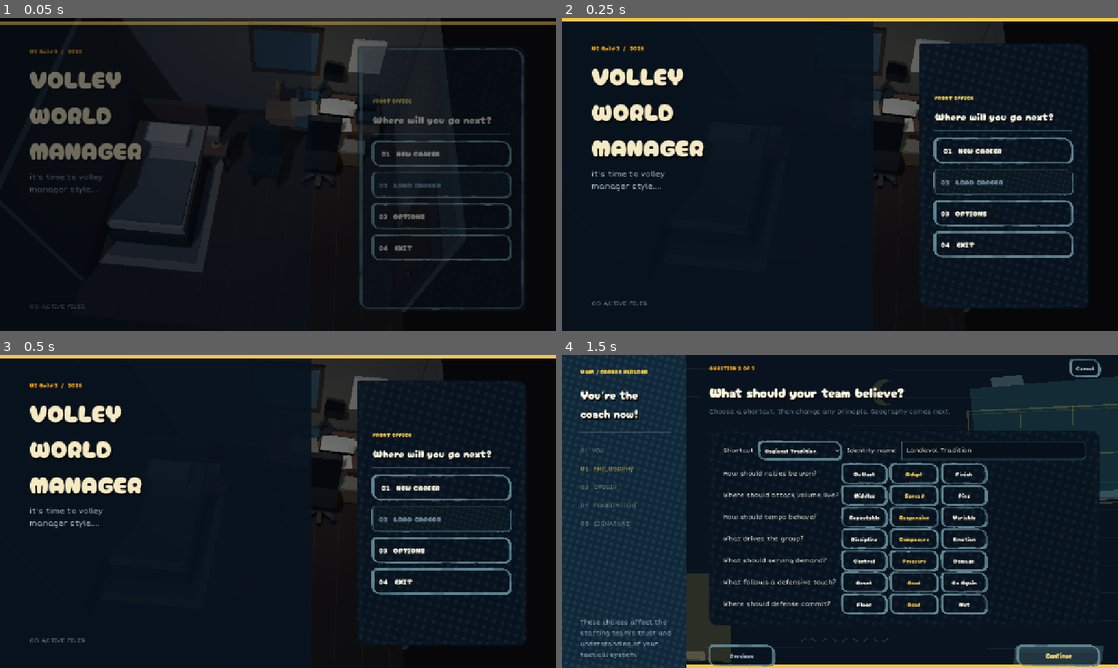
Above: before the commit, frames 1-4 (two rows, left to right).
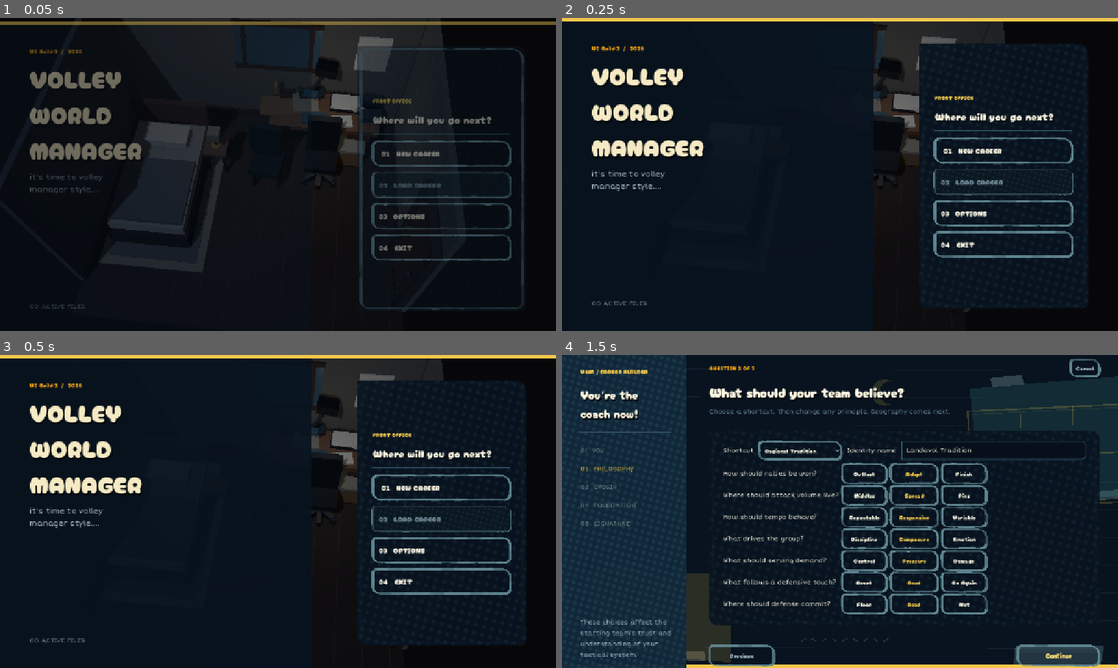
Above: after the commit, the same moments.

Repository: iracarranza/volley-world-manager
Game: Godot game, scene res://scenes/application.tscn
Same seed, same stepped clock (60 frames per second), same inputs: the game is played once before the commit and once after it.
Inputs:
- Up to frame 1 (0.05 s): no input
- Up to frame 2 (0.25 s): no input
- Up to frame 3 (0.5 s): no input
- Up to frame 4 (1.5 s): click "01 NEW CAREER" at 0.5 s; click "Continue" at 1.25 s

The runs differ from the first frame. In frame 1, 1.1% of the frame differs, in the area x 41-71%, y 0-37%; in frame 2, 0.8%; in frame 3, 0.8%; in frame 4, nothing differs.

Commit message:
Register Desk composition against historical screen

Diff:
--- a/scenes/office/desk_composition_calibration.gd
+++ b/scenes/office/desk_composition_calibration.gd
@@ -1,6 +1,6 @@
 extends Node
-## Final screen-space calibration for the seated 3D Desk.
-## Historical DeskScreen is composition authority; the room is spatial authority.
+## Screen-space registration for the seated 3D Desk.
+## Historical DeskScreen is composition authority; room geometry remains spatial authority.
 
 func _ready() -> void:
 	call_deferred("_apply")
@@ -10,49 +10,70 @@
 	if office == null:
 		return
 
-	# Pass 3 settles between Pass 1's room-survey angle and Pass 2's near-plan
-	# view. Keep the desktop dominant while restoring a useful wall band, window,
-	# calendar and the lamp's side silhouette. Freeze this camera after review.
+	# 1. Camera: restore the historical wall band and put the rear desk edge near
+	# y=230 at 1280x720 instead of centering the optical axis on the tabletop.
 	var desk_camera := office.get_node("Cameras/Desk") as Camera3D
-	desk_camera.position = Vector3(1.05, 1.70, -0.66)
-	desk_camera.fov = 53.5
-	desk_camera.look_at(Vector3(1.05, 0.82, -1.53), Vector3.UP)
+	desk_camera.position = Vector3(1.05, 1.62, -0.50)
+	desk_camera.fov = 55.0
+	desk_camera.look_at(Vector3(1.05, 1.02, -1.58), Vector3.UP)
 
-	# Screen-space hierarchy: broad scouting at far left, vertical training left-
-	# centre, journal as the dominant centre-right anchor, secondary documents
-	# lower/near, communications stacked at far right.
-	_place(office, "Journal", Vector3(1.25, 0.84, -1.53), Vector3(0.58, 0.045, 0.35), -3.0)
-	_place(office, "JournalPageEdge", Vector3(1.25, 0.864, -1.53), Vector3(0.55, 0.010, 0.322), -3.0)
-	_place(office, "TrainingClipboard", Vector3(0.70, 0.855, -1.47), Vector3(0.43, 0.030, 0.38), 7.0)
-	_place(office, "ClipboardClip", Vector3(0.66, 0.88, -1.62), Vector3(0.12, 0.030, 0.055), 7.0)
-	_place(office, "ScoutingBoard", Vector3(0.34, 0.84, -1.38), Vector3(0.51, 0.030, 0.39), 3.0)
-	_place(office, "HousingFolder", Vector3(0.82, 0.84, -1.20), Vector3(0.46, 0.030, 0.30), -5.0)
-	_place(office, "MealPad", Vector3(1.29, 0.84, -1.17), Vector3(0.39, 0.025, 0.27), 8.0)
+	# 2. Wall anchors. The window is intentionally oversized: Desk mode crops it
+	# like the historical interface while OfficeWide still reveals the real room.
+	_place(office, "WindowGlass", Vector3(0.22, 1.70, -1.936), Vector3(1.34, 0.88, 0.025), 0.0)
+	_scale_named(office, ["WindowTop", "WindowBottom", "WindowMullionH"], Vector3(1.24, 1.0, 1.0))
+	_move_named(office, ["WindowGlass", "WindowTop", "WindowBottom", "WindowLeft", "WindowRight", "WindowMullionV", "WindowMullionH"], Vector3(-0.13, 0.06, 0.0), true)
+	var calendar := office.find_child("CalendarBacking", true, false) as Node3D
+	if calendar != null:
+		var delta := Vector3(0.08, 0.06, 0.0)
+		_move_named(office, ["CalendarBacking", "CalendarHeader", "CalendarMark"], delta, false)
+		for i in 6: _move_named(office, ["CalendarRow%02d" % i], delta, false)
+		for i in 5: _move_named(office, ["CalendarCol%02d" % i], delta, false)
 
-	_place(office, "PhoneBase", Vector3(1.73, 0.88, -1.61), Vector3(0.34, 0.14, 0.22), -5.0)
-	_place(office, "PhoneHandset", Vector3(1.73, 0.985, -1.61), Vector3(0.37, 0.065, 0.09), -5.0)
-	_place(office, "AnsweringMachine", Vector3(1.74, 0.87, -1.34), Vector3(0.34, 0.12, 0.19), 4.0)
+	# 3. Lamp: left of centre, with shade and base separated vertically in screen
+	# space. It is the bridge between wall context and working surface.
+	var lamp_base := office.find_child("LampBase", true, false) as Node3D
+	var lamp_stem := office.find_child("LampStem", true, false) as Node3D
+	var lamp_shade := office.find_child("LampShade", true, false) as Node3D
+	if lamp_base != null:
+		lamp_base.position = Vector3(0.91, 0.88, -1.80)
+		lamp_base.scale = Vector3(1.25, 1.15, 1.25)
+	if lamp_stem != null:
+		lamp_stem.position = Vector3(0.91, 1.17, -1.80)
+		lamp_stem.scale = Vector3(1.18, 1.40, 1.18)
+		lamp_stem.rotation_degrees = Vector3(0, 0, -20)
+	if lamp_shade != null:
+		lamp_shade.position = Vector3(1.02, 1.45, -1.79)
+		lamp_shade.scale = Vector3(1.48, 1.32, 1.32)
+
+	# 4. Journal: dominant centre-right anchor. Move back/right so its projected
+	# footprint rises toward historical x~560-875, y~305-505.
+	_place(office, "Journal", Vector3(1.43, 0.84, -1.64), Vector3(0.60, 0.050, 0.36), -3.0)
+	_place(office, "JournalPageEdge", Vector3(1.43, 0.867, -1.64), Vector3(0.56, 0.011, 0.326), -3.0)
+
+	# 5. Training: vertical left-centre anchor.
+	_place(office, "TrainingClipboard", Vector3(0.72, 0.855, -1.58), Vector3(0.42, 0.030, 0.40), 7.0)
+	_place(office, "ClipboardClip", Vector3(0.68, 0.88, -1.75), Vector3(0.12, 0.030, 0.055), 7.0)
+
+	# 6. Scouting: broad far-left object, intentionally allowed to crop.
+	_place(office, "ScoutingBoard", Vector3(0.25, 0.84, -1.48), Vector3(0.54, 0.030, 0.40), 3.0)
+
+	# 7. Communications: retain the historical vertical right-side stack.
+	_place(office, "PhoneBase", Vector3(1.79, 0.88, -1.66), Vector3(0.34, 0.14, 0.22), -5.0)
+	_place(office, "PhoneHandset", Vector3(1.79, 0.985, -1.66), Vector3(0.37, 0.065, 0.09), -5.0)
+	_place(office, "AnsweringMachine", Vector3(1.80, 0.87, -1.39), Vector3(0.34, 0.12, 0.19), 4.0)
 	var machine_light := office.find_child("MachineLight", true, false) as Node3D
-	if machine_light != null:
-		machine_light.position = Vector3(1.61, 0.93, -1.26)
+	if machine_light != null: machine_light.position = Vector3(1.67, 0.93, -1.31)
 
+	# 8. Secondary material stays lower/nearer and visually subordinate.
+	_place(office, "HousingFolder", Vector3(0.88, 0.84, -1.28), Vector3(0.39, 0.030, 0.255), -5.0)
+	_place(office, "MealPad", Vector3(1.34, 0.84, -1.25), Vector3(0.33, 0.025, 0.23), 8.0)
 	var mug := office.find_child("Mug", true, false) as Node3D
 	if mug != null:
-		mug.position = Vector3(1.50, 0.92, -1.46)
-		mug.scale = Vector3(1.15, 1.15, 1.15)
+		mug.position = Vector3(1.55, 0.92, -1.51)
+		mug.scale = Vector3(1.10, 1.10, 1.10)
 
-	var book_positions := [
-		Vector3(0.43, 0.84, -1.72),
-		Vector3(0.75, 0.84, -1.72),
-		Vector3(0.77, 0.882, -1.71),
-		Vector3(0.81, 0.920, -1.70),
-	]
-	var book_sizes := [
-		Vector3(0.29, 0.042, 0.19),
-		Vector3(0.39, 0.048, 0.23),
-		Vector3(0.30, 0.048, 0.175),
-		Vector3(0.25, 0.042, 0.155),
-	]
+	var book_positions := [Vector3(0.42, 0.84, -1.73), Vector3(0.72, 0.84, -1.74), Vector3(0.75, 0.882, -1.73), Vector3(0.79, 0.920, -1.72)]
+	var book_sizes := [Vector3(0.28, 0.042, 0.18), Vector3(0.36, 0.048, 0.21), Vector3(0.28, 0.048, 0.16), Vector3(0.23, 0.042, 0.145)]
 	var book_yaws := [6.0, -5.0, 10.0, -9.0]
 	for i in 4:
 		var book := office.find_child("ReferenceBook%02d" % i, true, false) as Node3D
@@ -61,37 +82,29 @@
 			_set_box_size(book, book_sizes[i])
 			book.rotation_degrees = Vector3(0, book_yaws[i], 0)
 
-	# Lamp remains the vertical bridge between desktop and wall, but Pass 3 backs
-	# off the Pass-2 scale so the articulated side silhouette reads again.
-	var lamp_base := office.find_child("LampBase", true, false) as Node3D
-	var lamp_stem := office.find_child("LampStem", true, false) as Node3D
-	var lamp_shade := office.find_child("LampShade", true, false) as Node3D
-	if lamp_base != null:
-		lamp_base.position = Vector3(1.02, 0.88, -1.79)
-		lamp_base.scale = Vector3(1.20, 1.15, 1.20)
-	if lamp_stem != null:
-		lamp_stem.position = Vector3(1.00, 1.15, -1.79)
-		lamp_stem.scale = Vector3(1.15, 1.34, 1.15)
-		lamp_stem.rotation_degrees = Vector3(0, 0, -19)
-	if lamp_shade != null:
-		lamp_shade.position = Vector3(1.13, 1.39, -1.78)
-		lamp_shade.scale = Vector3(1.35, 1.25, 1.25)
-
 	var cup := office.find_child("PencilCup", true, false) as Node3D
-	if cup != null:
-		cup.position = Vector3(0.24, 0.92, -1.74)
+	if cup != null: cup.position = Vector3(0.22, 0.92, -1.75)
 	for i in 3:
 		var pencil := office.find_child("Pencil%02d" % i, true, false) as Node3D
-		if pencil != null:
-			pencil.position.x -= 0.20
+		if pencil != null: pencil.position.x -= 0.22
 
 func _place(office: Node3D, node_name: String, pos: Vector3, size: Vector3, yaw: float) -> void:
 	var node := office.find_child(node_name, true, false) as Node3D
-	if node == null:
-		return
+	if node == null: return
 	node.position = pos
 	node.rotation_degrees = Vector3(0, yaw, 0)
 	_set_box_size(node, size)
+
+func _move_named(office: Node3D, names: Array[String], delta: Vector3, skip_glass := false) -> void:
+	for node_name in names:
+		if skip_glass and node_name == "WindowGlass": continue
+		var node := office.find_child(node_name, true, false) as Node3D
+		if node != null: node.position += delta
+
+func _scale_named(office: Node3D, names: Array[String], factor: Vector3) -> void:
+	for node_name in names:
+		var node := office.find_child(node_name, true, false) as Node3D
+		if node != null: node.scale *= factor
 
 func _set_box_size(node: Node3D, size: Vector3) -> void:
 	if node is MeshInstance3D:
